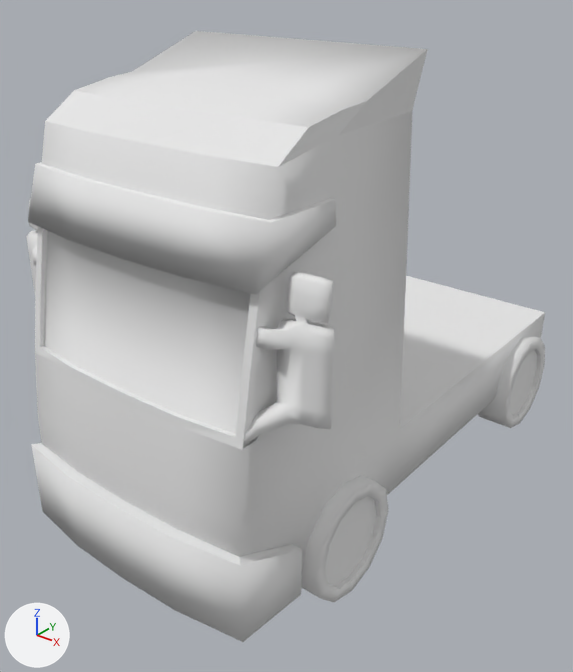
The OBJ model src/data/Truck.obj as it was, and as the next commit left it.
The view is the same before and after, from a camera (50 mm lens) standing at (4.55, -6.41, 5.47) and looking at (-0.18, -0.49, 1.8). Arrows for +X, +Y and +Z are at lower left; the lights stay in place. Where no turn or scale is listed for an object, it has been applied to the vertices.

In view in the first picture: 'Truck'.
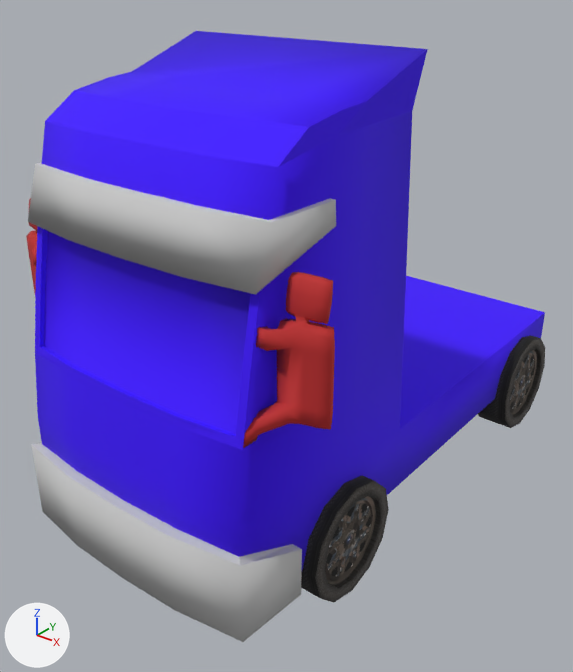
The newer file is also turned or shifted as a whole; pictures and numbers use the older file's frame.

Changed parts and their boxes [x1, y1, x2, y2] in the pictures (573 x 672 px):
'Truck', surface changed, recoloured (white to blue): [26, 31, 545, 642] in both

Patch to the scene script:
```diff
--- a/src/data/Truck.obj.py
+++ b/src/data/Truck.obj.py
@@ img_truck_png @@
+img_truck_png = load_image('Truck.png', 'Truck.png', 1024, 1024, 'sRGB')
@@ mat_01___tire_texture @@
 mat_01___tire_texture = principled_material('01___TIRE_TEXTURE')
-mat_01___tire_texture.base_color = (0.8, 0.8, 0.8)  # white #e7e7e7
-mat_01___tire_texture.roughness = 1.0
+mat_01___tire_texture.texture = img_truck_png
+mat_01___tire_texture.roughness = 0.9
@@ mat_wire_135006006 @@
 mat_wire_135006006 = principled_material('wire_135006006')
-mat_wire_135006006.base_color = (0.8, 0.8, 0.8)  # white #e7e7e7
+mat_wire_135006006.base_color = (0.529, 0.0235, 0.0235)  # red #c02a2a
 mat_wire_135006006.roughness = 1.0
@@ mat_03___default @@
 mat_03___default = principled_material('03___Default')
-mat_03___default.base_color = (0.8, 0.8, 0.8)  # white #e7e7e7
+mat_03___default.base_color = (0.588, 0.588, 0.588)  # light grey #cacaca
 mat_03___default.roughness = 1.0
@@ mat_02___default @@
 mat_02___default = principled_material('02___Default')
-mat_02___default.base_color = (0.8, 0.8, 0.8)  # white #e7e7e7
+mat_02___default.base_color = (0.0471, 0.0, 1.0)  # purple #3d00ff
 mat_02___default.roughness = 1.0
```
